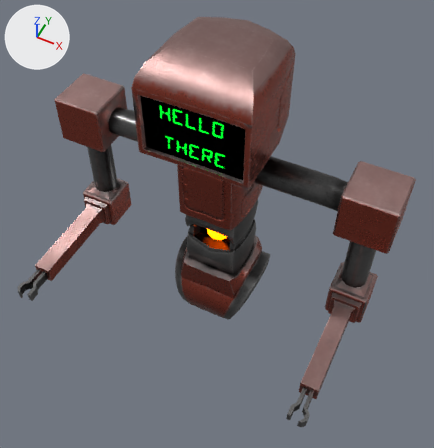
The Blender file blend/warpfall_server_bot/warpfall_robot_server.blend, before and after one commit.
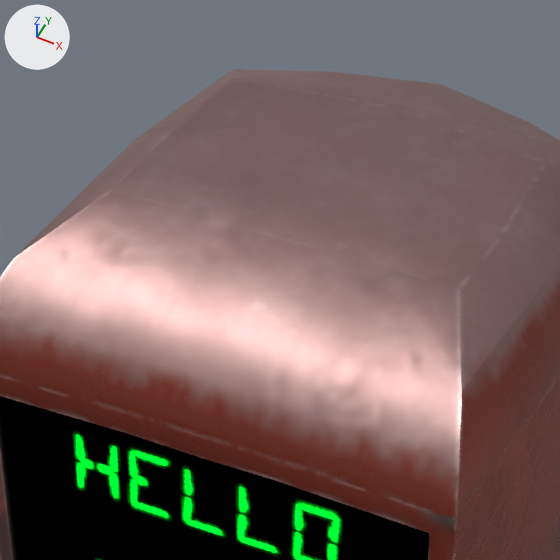
Each version appears first whole from a camera (50 mm lens) standing at (0.717, -1.509, 2.393) and looking at (0.047, -0.168, 0.718), and next in a close-up on the part from 33% to 64% of the width and 0% to 30% of the height. The axes (+X, +Y, +Z) are drawn at upper left. The lights are the same throughout. The close-ups show mesh edges as thin lines.
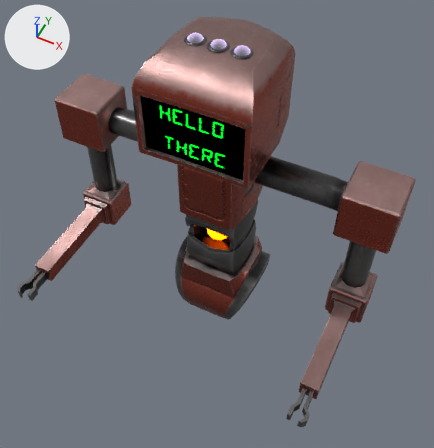
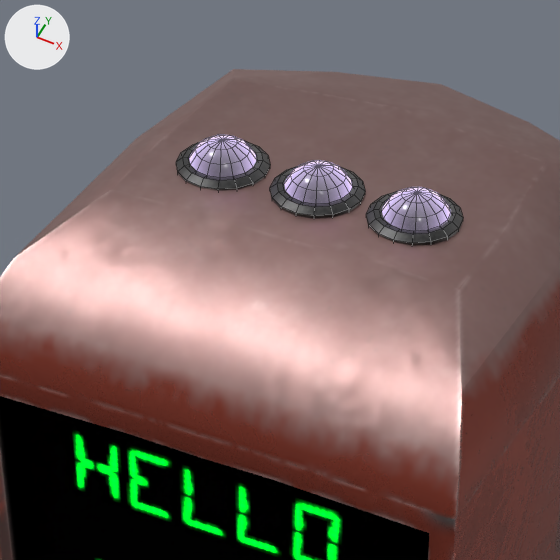
Commit message: modified:   blenderisland_entrance/blenderisland_entrance.blend 	modified:   bruno_cash_register.blend 	modified:   main.blend 	modified:   warpfall_server_bot/warpfall_robot_server.blend

What differs and where, as boxes (x1, y1, x2, y2) in the close-ups (560 x 560 px):
'light_ring', added: after (176, 141, 463, 245)
'bulp.001', added: after (382, 187, 451, 231)
'bulp.002', added: after (284, 160, 352, 204)
'bulp.003', added: after (189, 135, 256, 177)

The change, as a list of edits to the scene's bpy script:
```text
Add mat_server_bulp:
    mat_server_bulp = bpy.data.materials.new('server.bulp')
    # nodes: AddShader, BsdfPrincipled, Emission, LayerWeight, Mix, OutputMaterial, RGB
    # colours: black #1a171e, purple #7f7194, black #2e2e2e
Add mat_server_bot_light_ring:
    mat_server_bot_light_ring = bpy.data.materials.new('server_bot.light_ring')
    # uses the picture img_warpfall_robot_server_bot_basecolor_png
    # uses the picture img_warpfall_robot_server_bot_metallic_png
Add me_sphere_004:
    me_sphere_004.from_pydata(...)  # a UV sphere (16 segments, 8 rings, poles along z) spanning x -0.1876..-0.0876, y -0.0831..0.0169, z 1.167..1.267
    me_sphere_004.polygons.foreach_set('use_smooth', [True] * 128)
    me_sphere_004.materials.append(mat_server_bulp)
Add me_cylinder:
    me_cylinder.from_pydata(...)  # 64 vertices, 50 faces; spans x -0.1127..-0.043, y -0.0536..0.0161, z 0.6886..0.7009
    me_cylinder.polygons.foreach_set('use_smooth', [True] * 50)
    me_cylinder.materials.append(mat_server_bot_light_ring)
Add me_sphere_003:
    me_sphere_003.from_pydata(...)  # a UV sphere (16 segments, 8 rings, poles along z) spanning x -0.0486..0.0514, y -0.0831..0.0169, z 1.167..1.267
    me_sphere_003.polygons.foreach_set('use_smooth', [True] * 128)
    me_sphere_003.materials.append(mat_server_bulp)
Add me_sphere_002:
    me_sphere_002.from_pydata(...)  # a UV sphere (16 segments, 8 rings, poles along z) spanning x 0.0904..0.1904, y -0.0831..0.0169, z 1.167..1.267
    me_sphere_002.polygons.foreach_set('use_smooth', [True] * 128)
    me_sphere_002.materials.append(mat_server_bulp)
Add ob_bulp_003:
    ob_bulp_003 = bpy.data.objects.new('bulp.003', me_sphere_004)
    ob_bulp_003.parent = ob_light_ring
    ob_bulp_003.matrix_parent_inverse = Matrix(((1.0, 0.0, 0.0, -0.00117), (0.0, 1.0, 0.0, 0.0494), (0.0, 0.0, 1.0, -0.701), (0.0, 0.0, 0.0, 1.0)))
    ob_bulp_003.location = (0.00117, -0.0494, 0.701)
    ob_bulp_003.scale = (0.566, 0.566, 0.566)
Add ob_light_ring:
    ob_light_ring = bpy.data.objects.new('light_ring', me_cylinder)
    ob_light_ring.parent = ob_circle_002
    ob_light_ring.matrix_parent_inverse = Matrix(((10.17, 0.0, -0.0362, 0.0136), (0.0, 10.17, 0.0, 0.503), (0.0362, 0.0, 10.17, -7.135), (0.0, 0.0, 0.0, 1.0)))
    ob_light_ring.location = (0.00117, -0.0494, 0.701)
    _m = ob_light_ring.modifiers.new('Array', 'ARRAY')
    _m.count = 3
    _m.use_constant_offset = True
    _m.constant_offset_displace = (0.078, 0.0, 0.0)
    _m.use_relative_offset = False
    _m.relative_offset_displace = (1.1, 0.0, 0.0)
Add ob_bulp_002:
    ob_bulp_002 = bpy.data.objects.new('bulp.002', me_sphere_003)
    ob_bulp_002.parent = ob_light_ring
    ob_bulp_002.matrix_parent_inverse = Matrix(((1.0, 0.0, 0.0, -0.00117), (0.0, 1.0, 0.0, 0.0494), (0.0, 0.0, 1.0, -0.701), (0.0, 0.0, 0.0, 1.0)))
    ob_bulp_002.location = (0.00117, -0.0494, 0.701)
    ob_bulp_002.scale = (0.566, 0.566, 0.566)
Add ob_bulp_001:
    ob_bulp_001 = bpy.data.objects.new('bulp.001', me_sphere_002)
    ob_bulp_001.parent = ob_light_ring
    ob_bulp_001.matrix_parent_inverse = Matrix(((1.0, 0.0, 0.0, -0.00117), (0.0, 1.0, 0.0, 0.0494), (0.0, 0.0, 1.0, -0.701), (0.0, 0.0, 0.0, 1.0)))
    ob_bulp_001.location = (0.00117, -0.0494, 0.701)
    ob_bulp_001.scale = (0.566, 0.566, 0.566)
```
